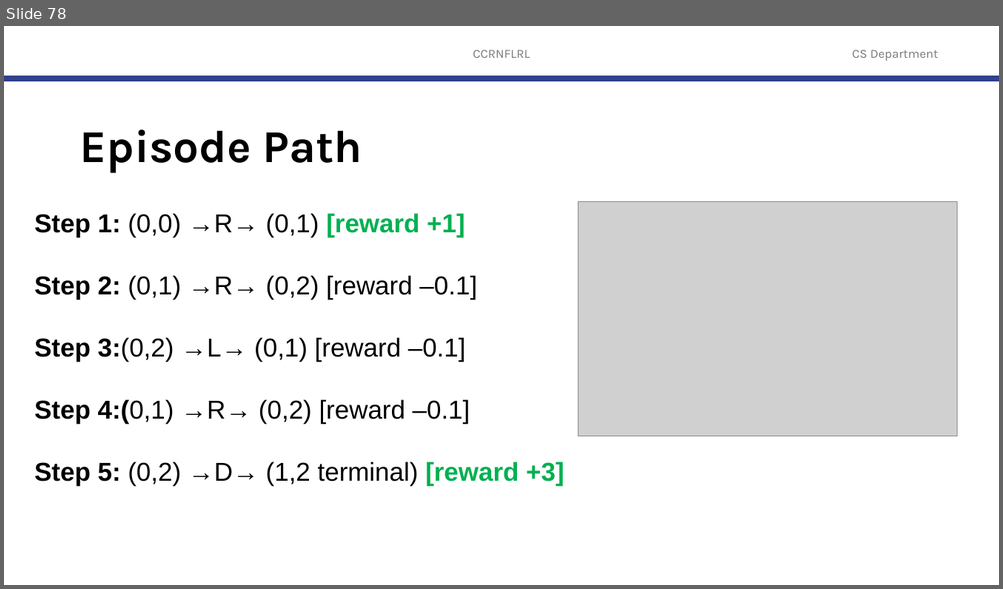
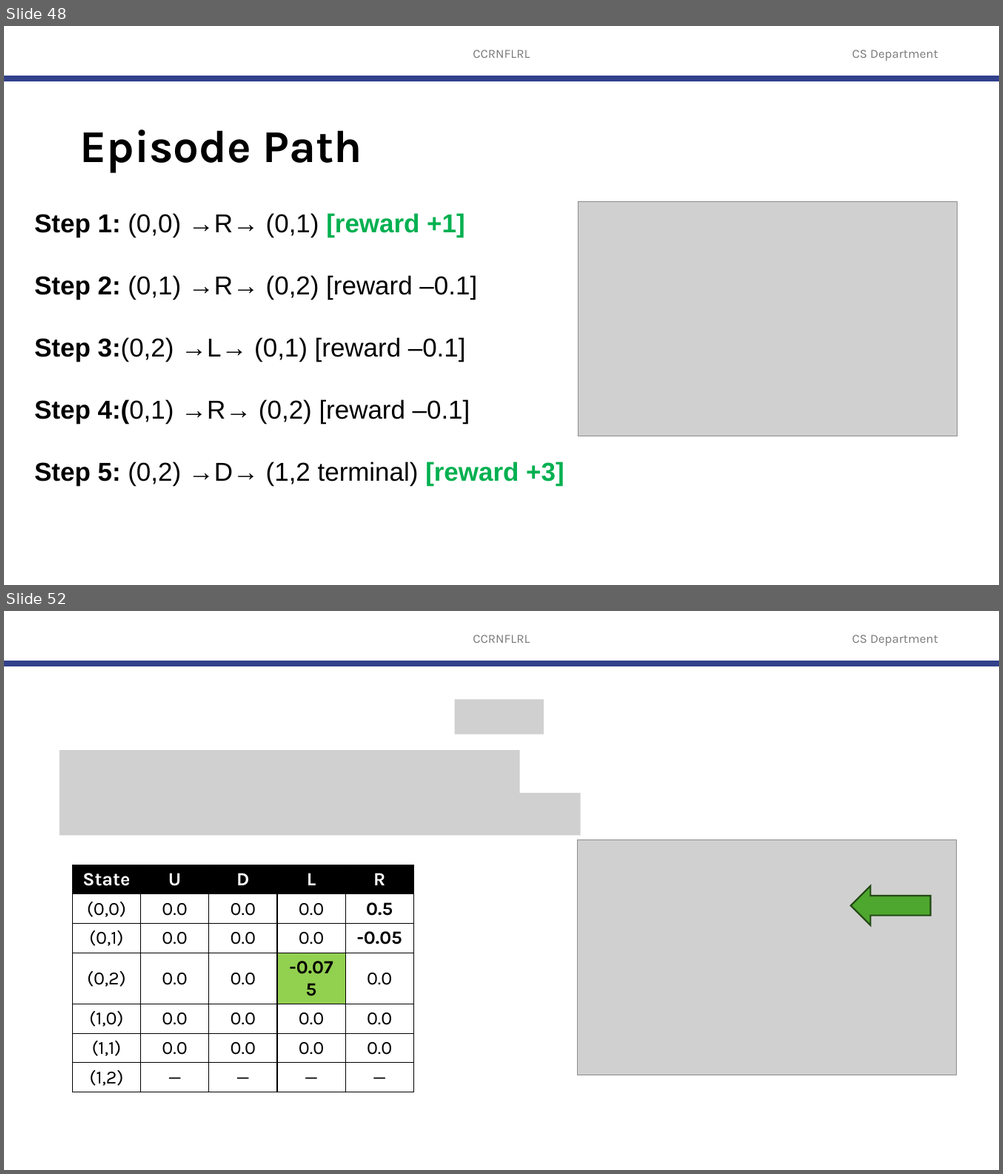
Before and after one commit to robitussin/CCRNFLRL, a slide deck: 5 - Model Free Control/Model Free Control.pptx. Shown one above the other, each under a label of ours: slide 78 before the commit, slides 48 and 52 after it; the slides between them are not shown. The pictures are 1003x589 and 1003x1174 pixels, drawn with LibreOffice and Linux fonts; fonts in the diff are those of the drawing; grey boxes stand for pictures; background and template pictures are left out. Boxes give left, top, right and bottom in pixels: in the first picture for what was removed or moved away, otherwise in the second. Text is boxed around its words. In the diff, an @@ line names an element or a change of style, - is before the commit and + after.

```diff
--- a/5 - Model Free Control/Model Free Control.pptx
+++ b/5 - Model Free Control/Model Free Control.pptx
@@ slide 52 added at [4,611,999,1170], background #FFFFFF; not listed: 3 template elements that a slide beside it also shows @@
@@ picture added at [455,699,543,734] @@
@@ picture added at [60,751,520,793] @@
@@ picture added at [60,793,580,835] @@
@@ picture added at [578,840,957,1075] @@
@@ table added at [73,865,412,1089], 7 rows, 5 columns @@
+State | U | D | L | R
+(0,0) | 0.0 | 0.0 | 0.0 | 0.5
+(0,1) | 0.0 | 0.0 | 0.0 | -0.05
+(0,2) | 0.0 | 0.0 | -0.075 | 0.0
+(1,0) | 0.0 | 0.0 | 0.0 | 0.0
+(1,1) | 0.0 | 0.0 | 0.0 | 0.0
+(1,2) | — | — | — | —
@@ right arrow added at [851,886,930,925], fill #4EA72E, outline #224914 1.5 pt @@
@@ what was slide 78 is now slide 48 @@
```
Also in this commit, not shown: 6 slides changed, 7 other slides added.
